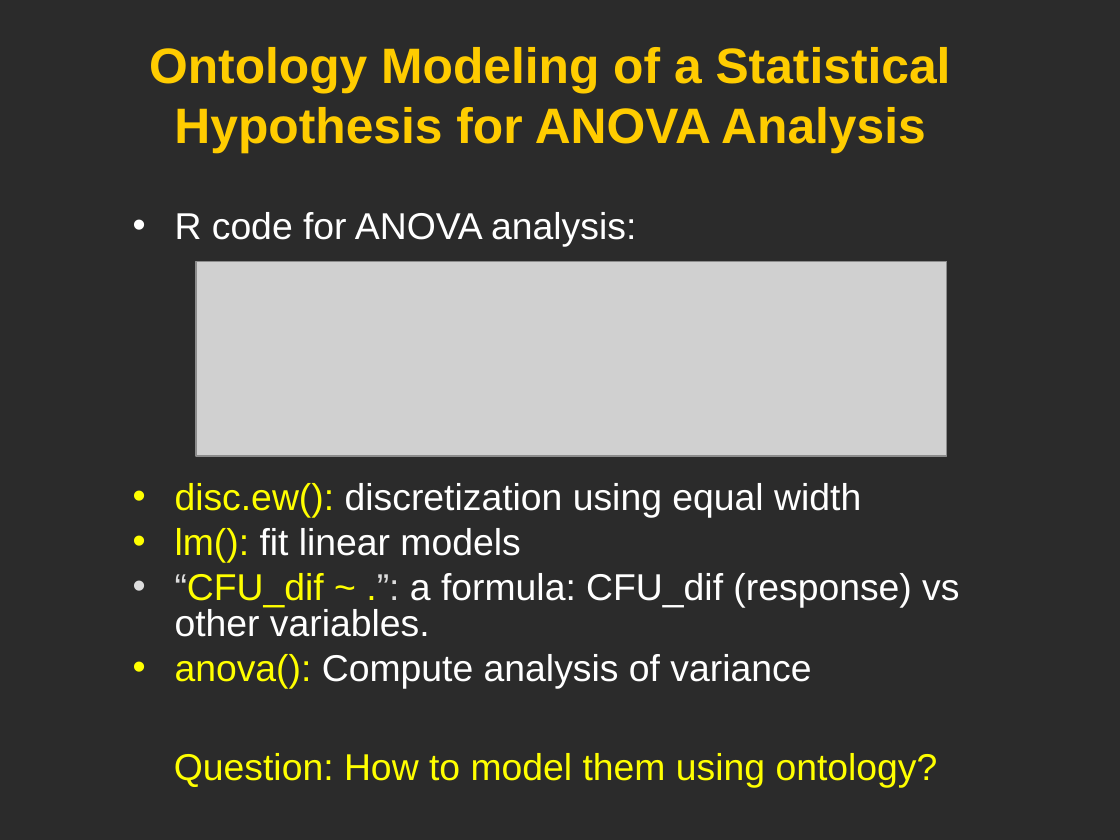
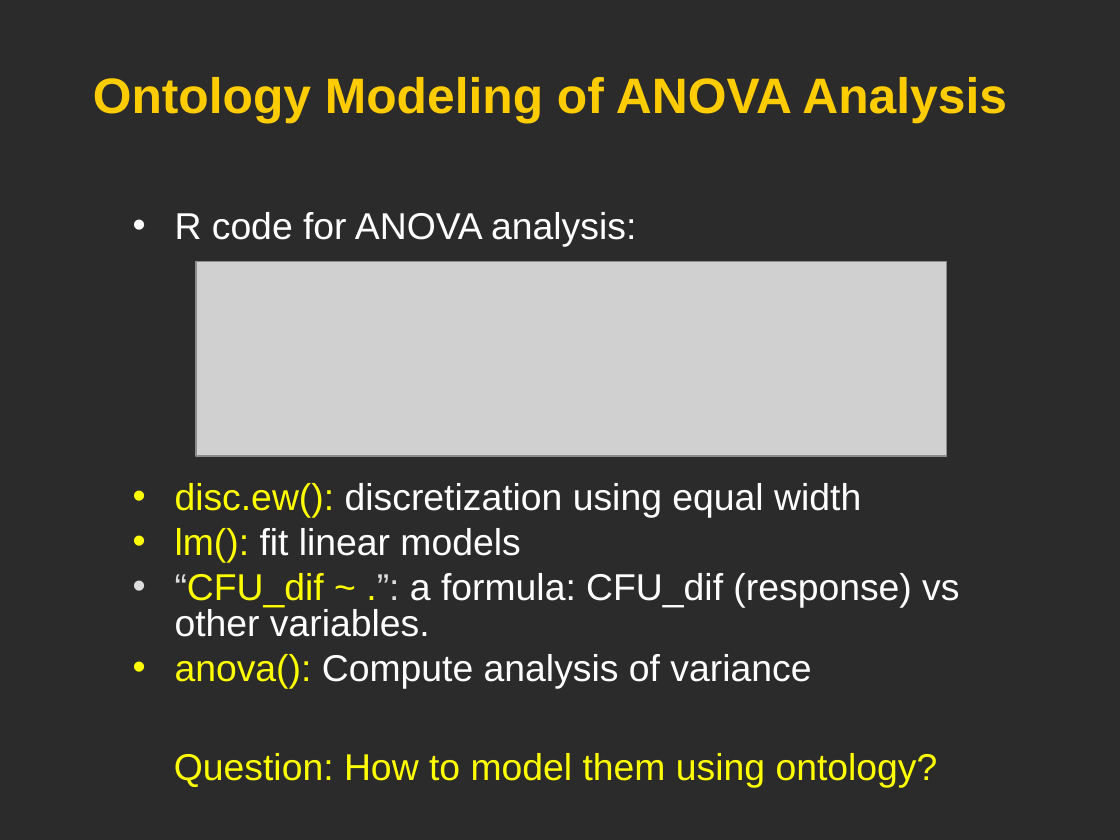
Before and after one commit to obi-ontology/obi-legacy-svn, a slide deck: slide 17 of trunk/docs/developer/use cases/Vaccine_usercase_Vancouver2010.ppt (slide 15 before the commit). Drawn at 1120x840 pixels with LibreOffice and Linux fonts; fonts in the diff are those of the drawing; grey boxes stand for pictures; background and template pictures are left out; a plain dark background stands for a picture behind light text. Boxes give left, top, right and bottom in pixels: in the first picture for what was removed or moved away, otherwise in the second. Text is boxed around its words. In the diff, an @@ line names an element or a change of style, - is before the commit and + after.

```diff
--- a/trunk/docs/developer/use cases/Vaccine_usercase_Vancouver2010.ppt
+++ b/trunk/docs/developer/use cases/Vaccine_usercase_Vancouver2010.ppt
@@ title at (93, 77, 1007, 123): text changed @@
-Ontology Modeling of a Statistical Hypothesis for ANOVA Analysis
+Ontology Modeling of ANOVA Analysis
```
Also in this commit, not shown: 2 other slides changed, 5 slides added, 1 slide removed.
